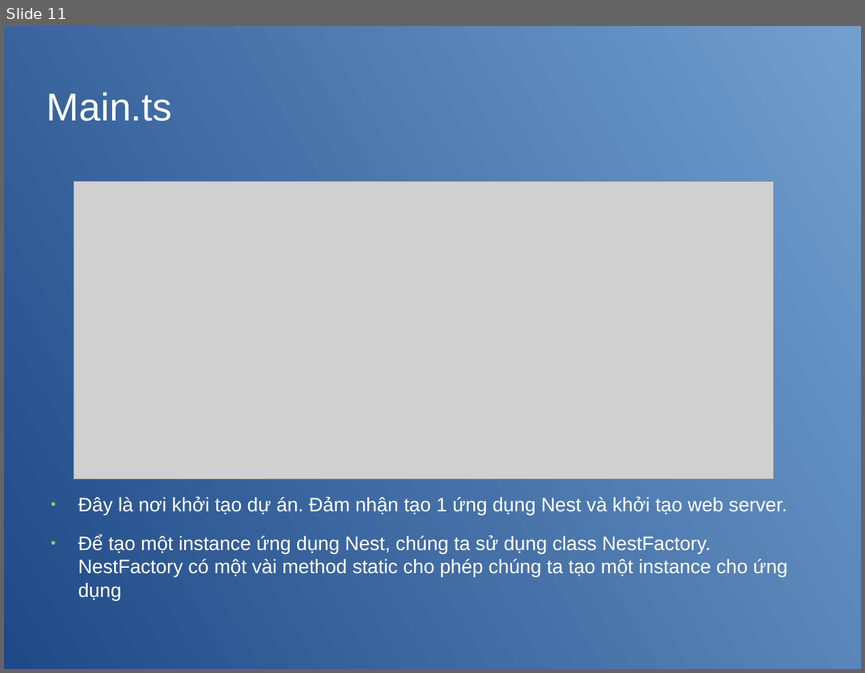
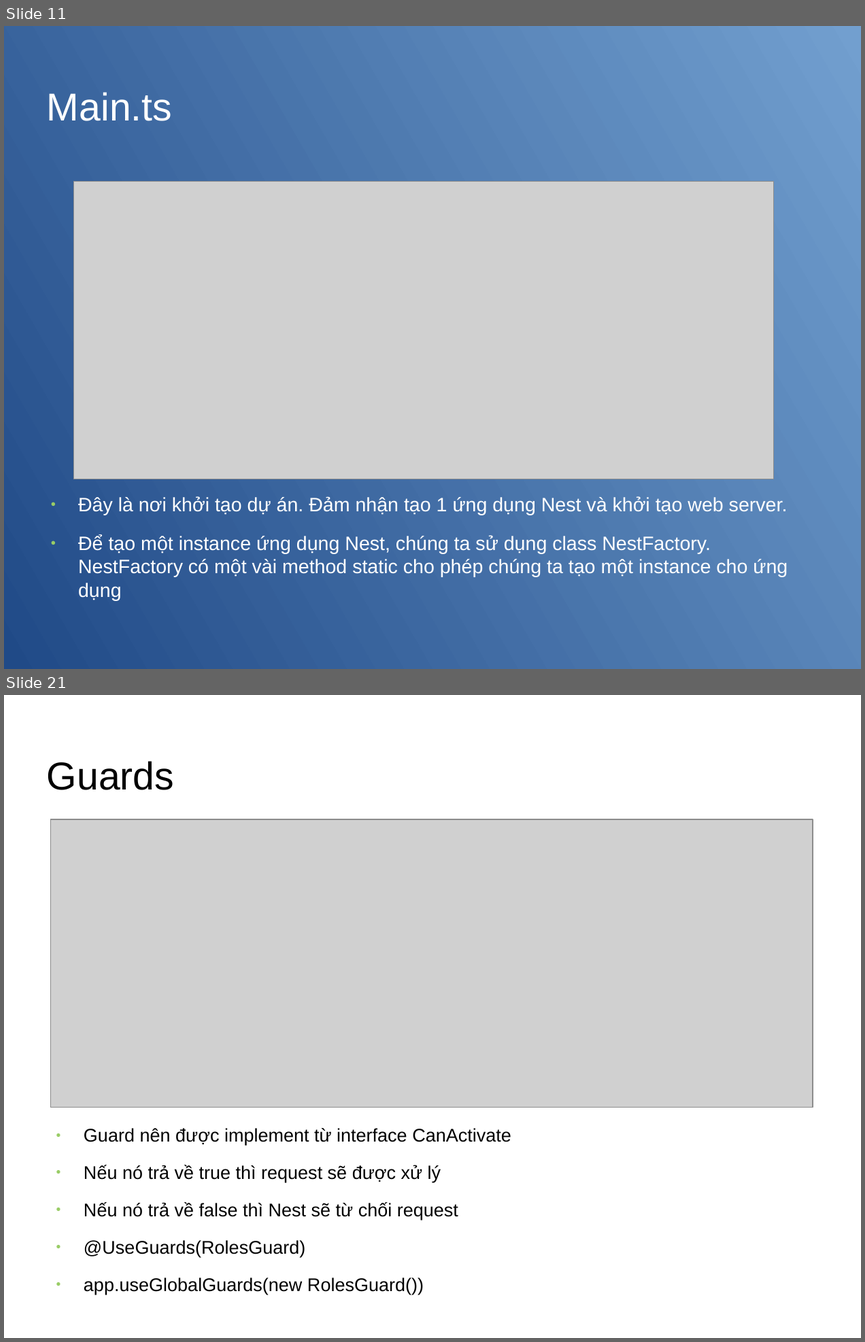
Before and after one commit to ngtrdai197/Seminar-Intro-Nestjs-GraphQL, a slide deck: nestjs.odp. Shown one above the other, each under a label of ours: slide 11 before the commit, slides 11 and 21 after it; the slides between them are not shown. The pictures are 865x673 and 865x1342 pixels, drawn with LibreOffice and Linux fonts; fonts in the diff are those of the drawing; grey boxes stand for pictures; background and template pictures are left out. Boxes give left, top, right and bottom in pixels: in the first picture for what was removed or moved away, otherwise in the second. Text is boxed around its words. In the diff, an @@ line names an element or a change of style, - is before the commit and + after.

```diff
--- a/nestjs.odp
+++ b/nestjs.odp
@@ slide 21 added at [4, 695, 861, 1338], background picture (left out) @@
@@ title added at [47, 761, 174, 790], 36 pt, text #000000 @@
+Guards
@@ picture added at [51, 819, 813, 1107] @@
@@ text added at [84, 1128, 511, 1295], 17 pt, text #000000 @@
+● Guard nên được implement từ interface CanActivate
+● Nếu nó trả về true thì request sẽ được xử lý
+● Nếu nó trả về false thì Nest sẽ từ chối request
+● @UseGuards(RolesGuard)
+● app.useGlobalGuards(new RolesGuard())
```
Also in this commit, not shown: 1 slide changed, 9 other slides added, 17 other files.
